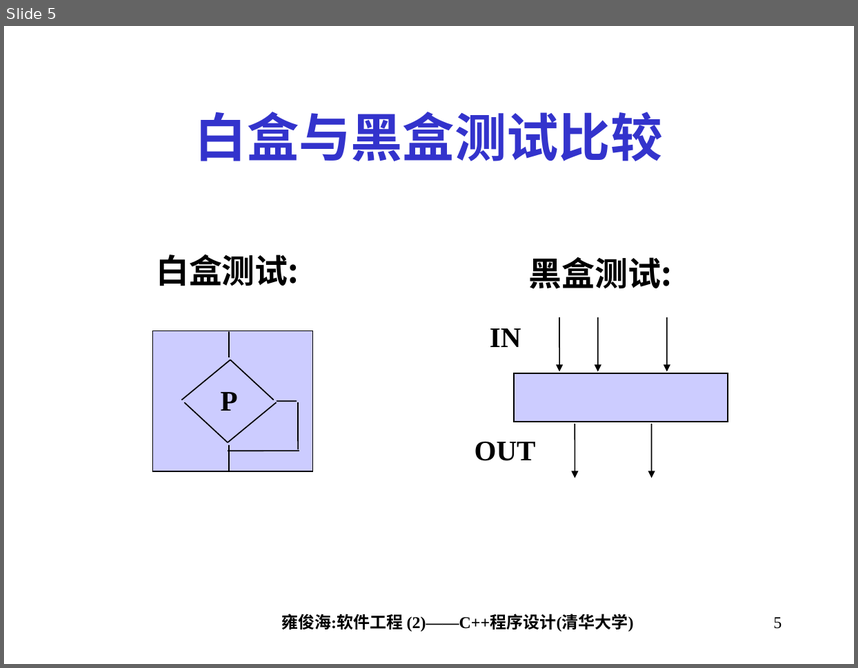
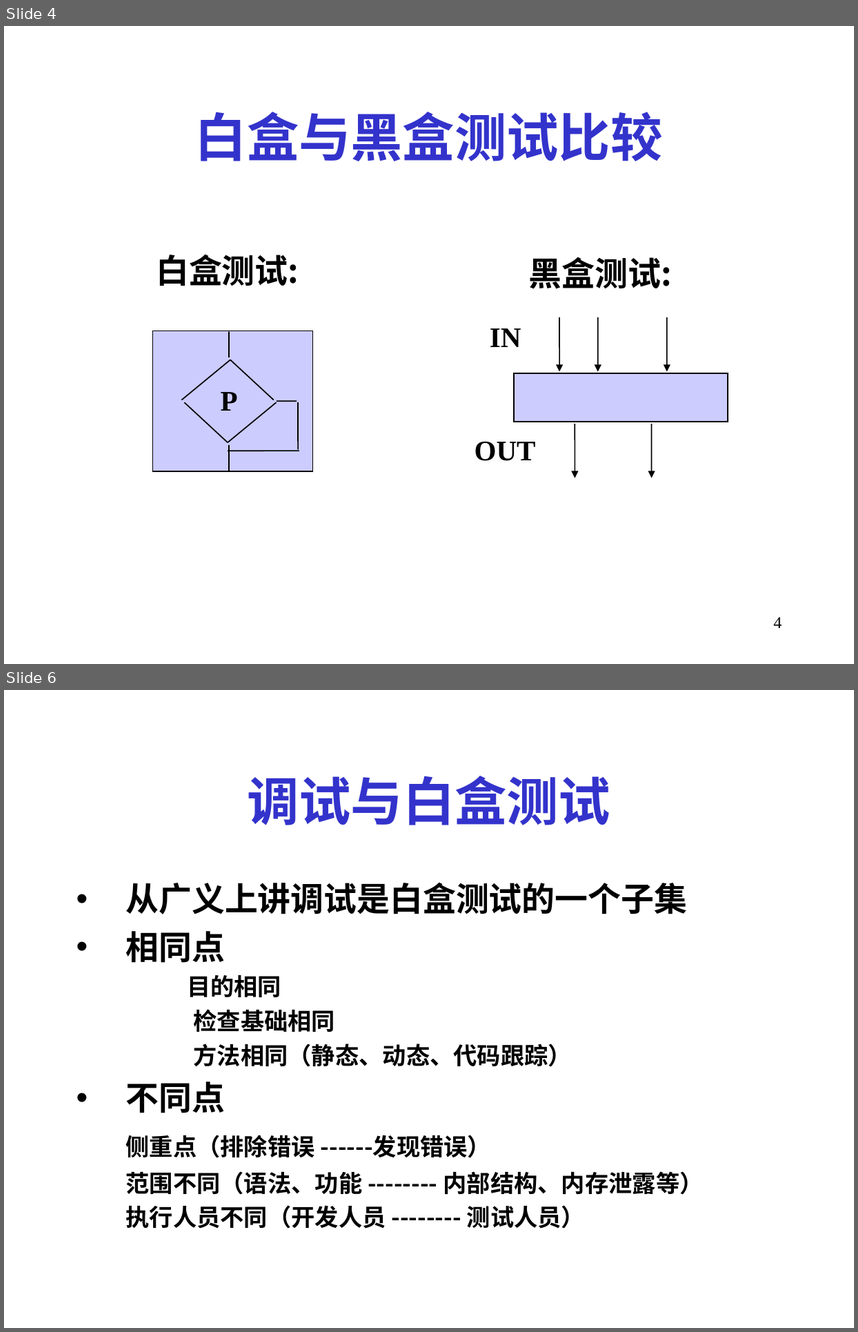
Before and after one commit to Moirai7/GTestLite, a slide deck: 第14讲_程序调试与验证.ppt. Shown one above the other, each under a label of ours: slide 5 before the commit, slides 4 and 6 after it; the slides between them are not shown. The pictures are 858x668 and 858x1332 pixels, drawn with LibreOffice and Linux fonts; fonts in the diff are those of the drawing. Boxes give left, top, right and bottom in pixels: in the first picture for what was removed or moved away, otherwise in the second. Text is boxed around its words. In the diff, an @@ line names an element or a change of style, - is before the commit and + after.

```diff
--- a/第14讲_程序调试与验证.ppt
+++ b/第14讲_程序调试与验证.ppt
@@ slide 6 added at (4,690,854,1328), background #FFFFFF @@
@@ title added at (247,776,611,825), 44 pt, text #3333CC, bold @@
+调试与白盒测试
@@ text added at (126,882,704,1228), 20 pt, text #000000, bold @@
+• 从广义上讲调试是白盒测试的一个子集
+• 相同点
+    目的相同
+    检查基础相同
+    方法相同（静态、动态、代码跟踪）
+• 不同点
+侧重点（排除错误 ------发现错误）
+范围不同（语法、功能 -------- 内部结构、内存泄露等）
+执行人员不同（开发人员 -------- 测试人员）
@@ what was slide 5 is now slide 4 @@
@@ slide 4 changed as well @@
@@ text removed at (281,613,634,631) @@
-雍俊海:软件工程 (2)——C++程序设计(清华大学)
@@ page number at (773,617,782,628): text changed @@
-5
+4
```
Also in this commit, not shown: 30 other slides changed, 49 other slides added, 3 slides removed, 20 other files.
